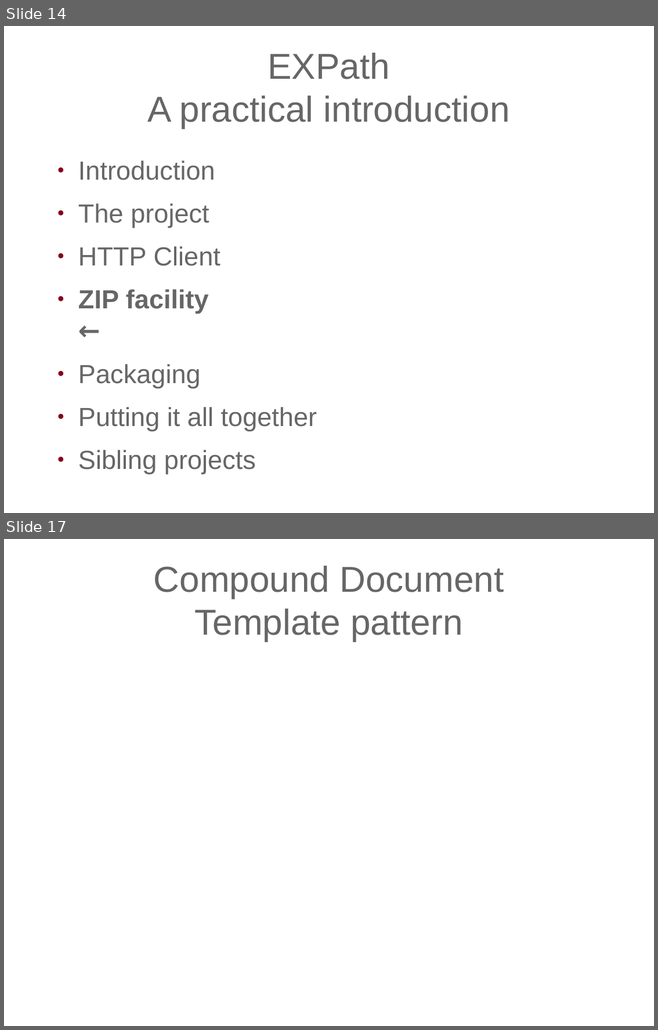
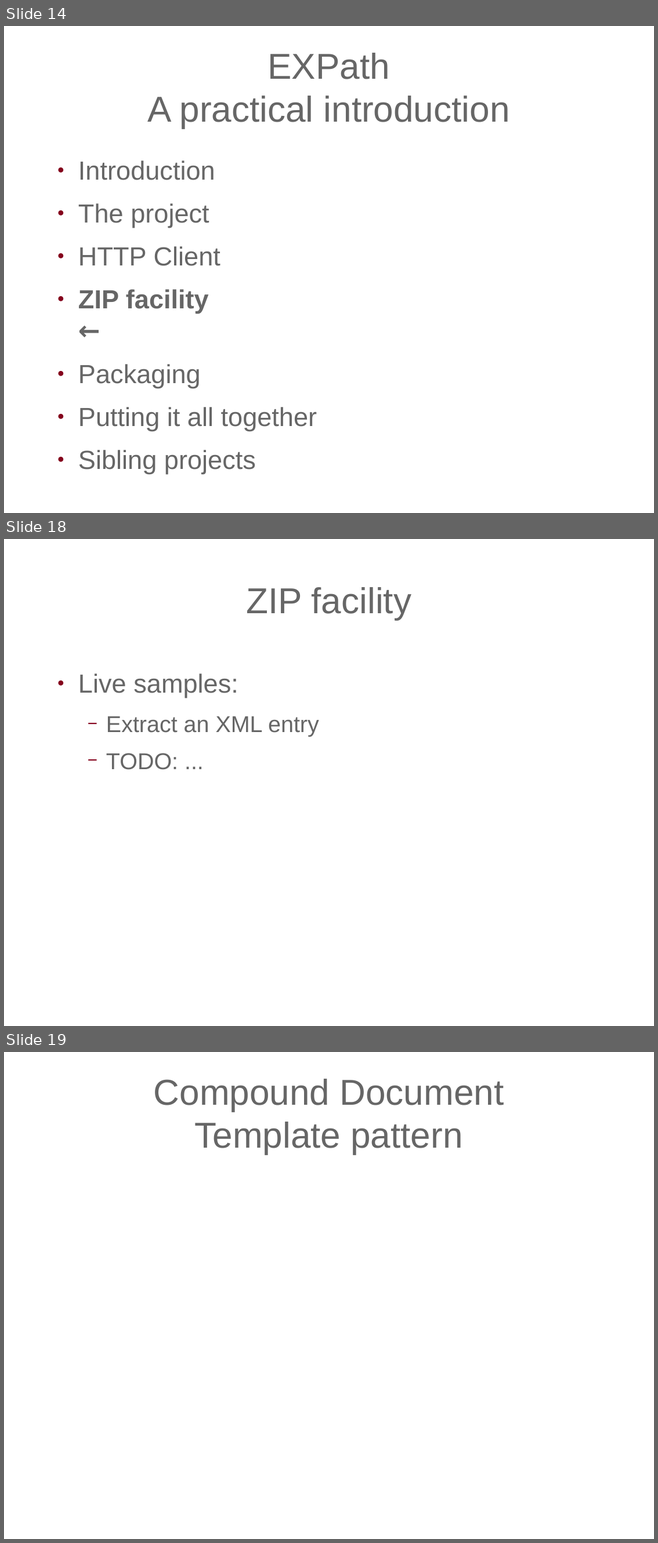
Before and after one commit to expath/expath-www, a slide deck: misc/2009-balisage/presentation/balisage-expath.odp. Shown one above the other, each under a label of ours: slides 14 and 17 before the commit, slides 14, 18 and 19 after it; the slides between them are not shown. The pictures are 658x1030 and 658x1543 pixels, drawn with LibreOffice and Linux fonts; fonts in the diff are those of the drawing; background and template pictures are left out. Boxes give left, top, right and bottom in pixels: in the first picture for what was removed or moved away, otherwise in the second. Text is boxed around its words. In the diff, an @@ line names an element or a change of style, - is before the commit and + after.

```diff
--- a/misc/2009-balisage/presentation/balisage-expath.odp
+++ b/misc/2009-balisage/presentation/balisage-expath.odp
@@ slide 18 added at box(4, 539, 654, 1026), background picture (left out) @@
@@ title added at box(246, 587, 411, 620), 44 pt, text #666666 @@
+ZIP facility
@@ text added at box(78, 674, 319, 770), 28 pt, text #666666 @@
+● Live samples:
+  − Extract an XML entry
+  − TODO: ...
@@ what was slide 17 is now slide 19 @@
```
Also in this commit, not shown: 7 other slides added, 3 slides removed, 1 other file.
